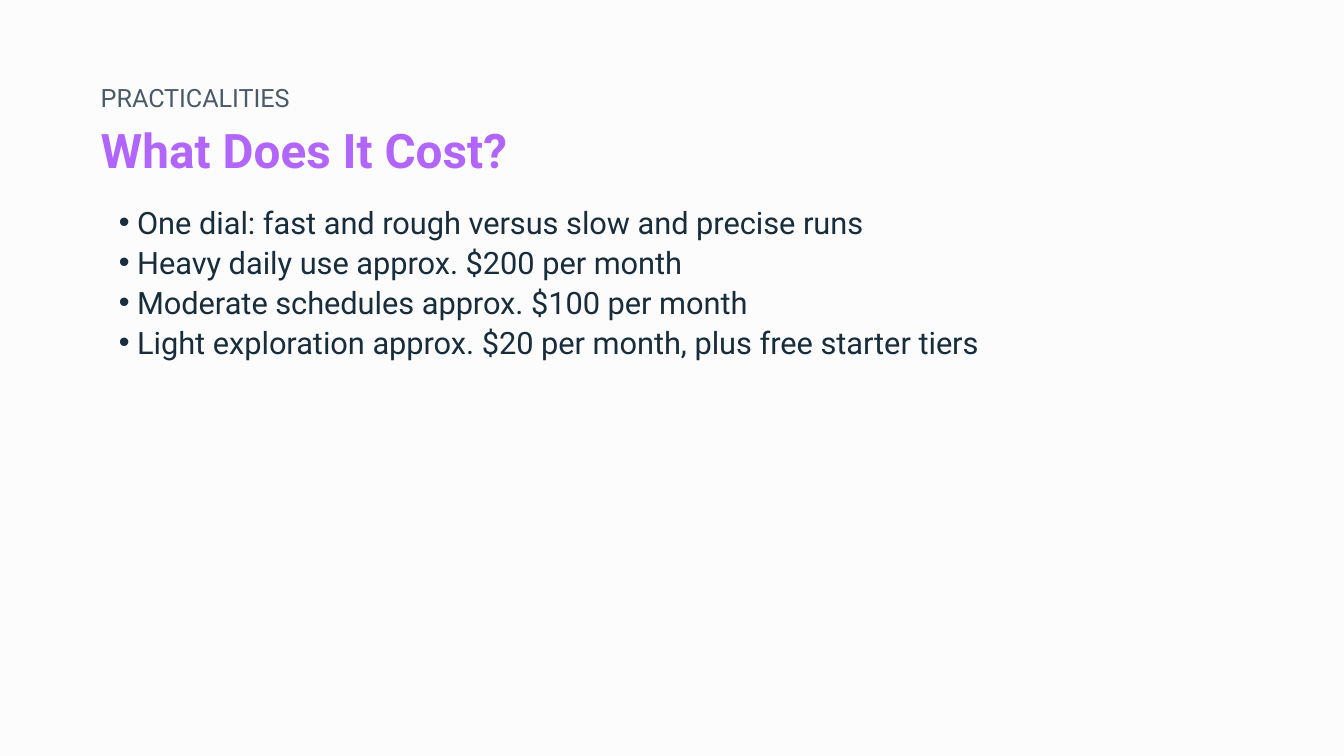
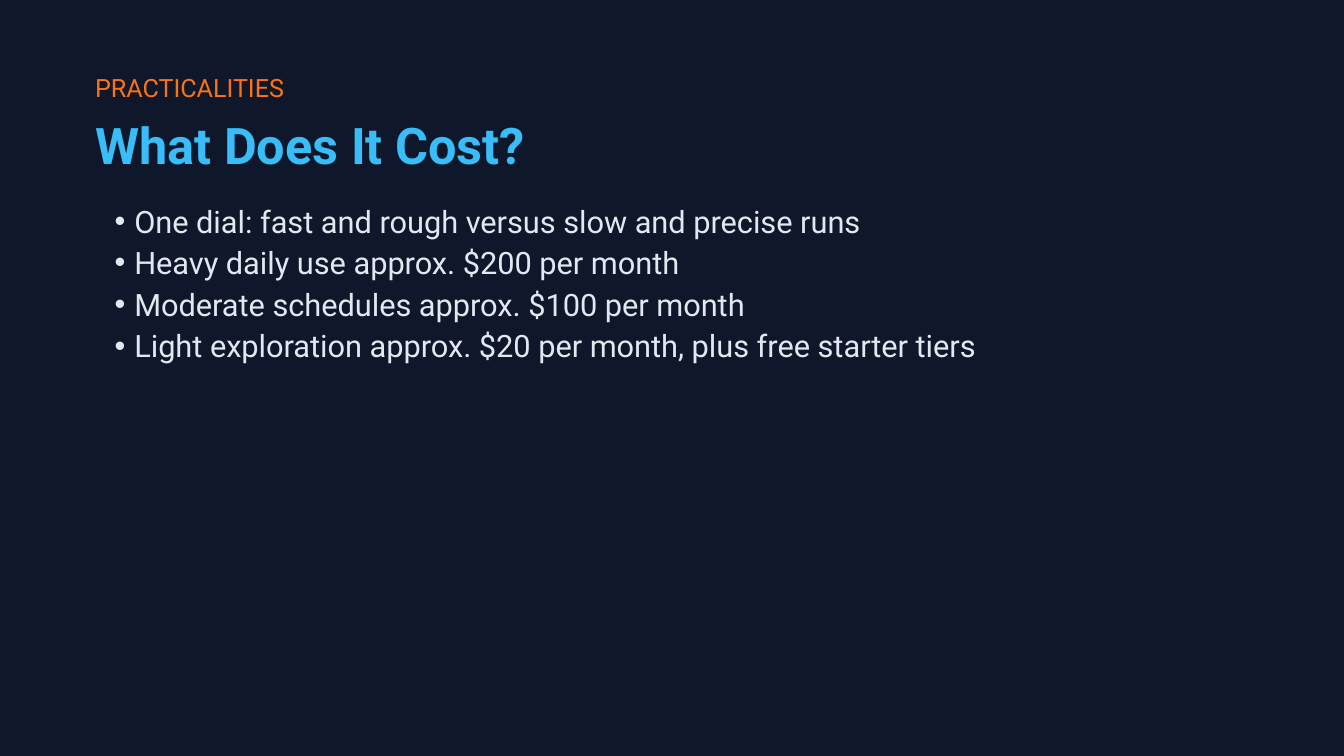
Before and after one commit to shanelindsay/agentic-r, a slide deck: slide 6 of slides-new/Agentic-AI-Agent-Talk.pptx. Drawn at 1344x756 pixels with LibreOffice and Linux fonts; fonts in the diff are those of the drawing. Boxes give left, top, right and bottom in pixels: in the first picture for what was removed or moved away, otherwise in the second. Text is boxed around its words. In the diff, an @@ line names an element or a change of style, - is before the commit and + after.

```diff
--- a/slides-new/Agentic-AI-Agent-Talk.pptx
+++ b/slides-new/Agentic-AI-Agent-Talk.pptx
@@ background #FCFCFC to #0F172A @@
@@ text "PRACTICALITIES": place and size @@
-text "PRACTICALITIES" at (101,89,290,108)
+text "PRACTICALITIES" at (95,79,284,98)
@@ text "PRACTICALITIES" at (95,79,284,98): text colour #4A5A68 to #F97316; line spacing 18.2pt to 18.9pt @@
@@ text "What Does It Cost?" at (95,126,524,165): size 25.5 to 27 pt, text colour #B165FB to #38BDF8 @@
@@ text "One dial: fast and rough ..." at (134,209,976,364): text colour #182D3C to #E2E8F0; indent changed; line spacing 21.4pt to 22.3pt @@
```
Also in this commit, not shown: 20 other slides changed, 1 other file.
